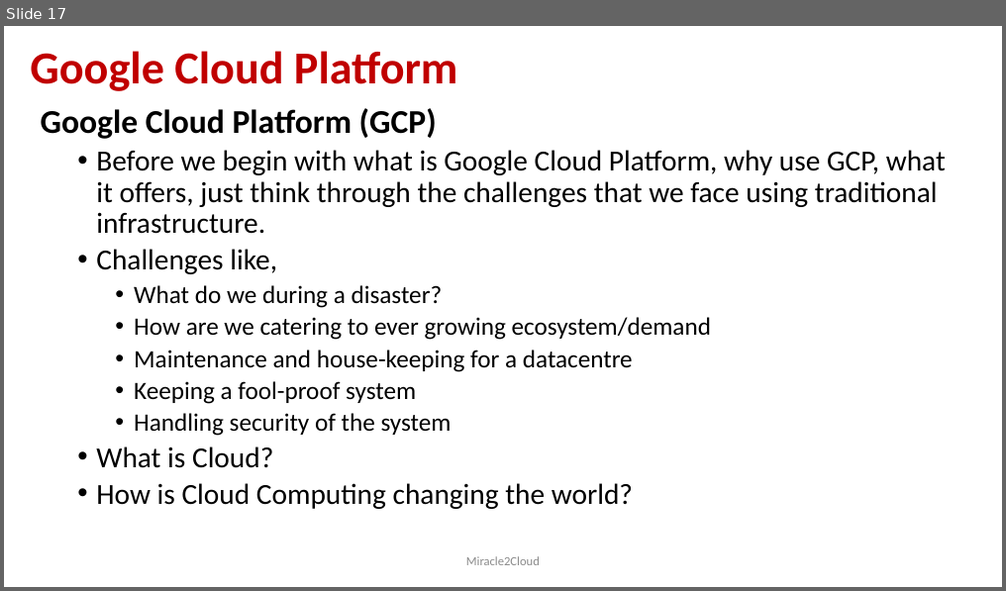
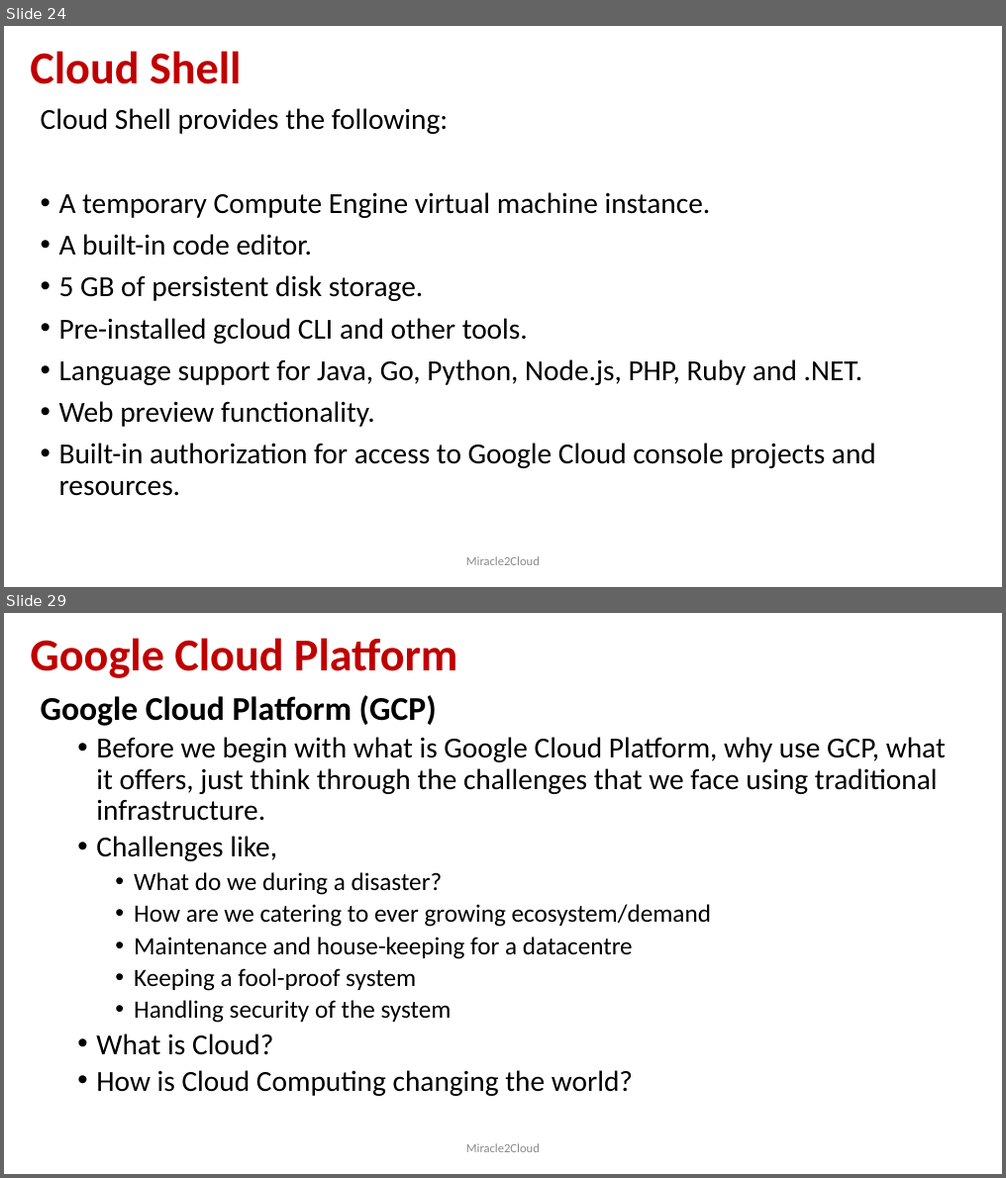
Before and after one commit to miracle2cloud/gcp, a slide deck: Google Cloud Platform.pptx. Shown one above the other, each under a label of ours: slide 17 before the commit, slides 24 and 29 after it; the slides between them are not shown. The pictures are 1006x591 and 1006x1178 pixels, drawn with LibreOffice and Linux fonts; fonts in the diff are those of the drawing. Boxes give left, top, right and bottom in pixels: in the first picture for what was removed or moved away, otherwise in the second. Text is boxed around its words. In the diff, an @@ line names an element or a change of style, - is before the commit and + after.

```diff
--- a/Google Cloud Platform.pptx
+++ b/Google Cloud Platform.pptx
@@ slide 24 added at (4,26,1002,587), background #FFFFFF @@
@@ title added at (30,51,241,84), 44 pt, text #C00000, bold @@
+Cloud Shell
@@ text added at (41,108,876,496), 28 pt, text #000000 @@
+Cloud Shell provides the following:
+• A temporary Compute Engine virtual machine instance.
+• A built-in code editor.
+• 5 GB of persistent disk storage.
+• Pre-installed gcloud CLI and other tools.
+• Language support for Java, Go, Python, Node.js, PHP, Ruby and .NET.
+• Web preview functionality.
+• Built-in authorization for access to Google Cloud console projects and resources.
@@ text added at (466,557,540,566), 12 pt, text #8C8C8C @@
+Miracle2Cloud
@@ what was slide 17 is now slide 29 @@
```
Also in this commit, not shown: 1 slide changed, 10 other slides added, 1 slide removed.
